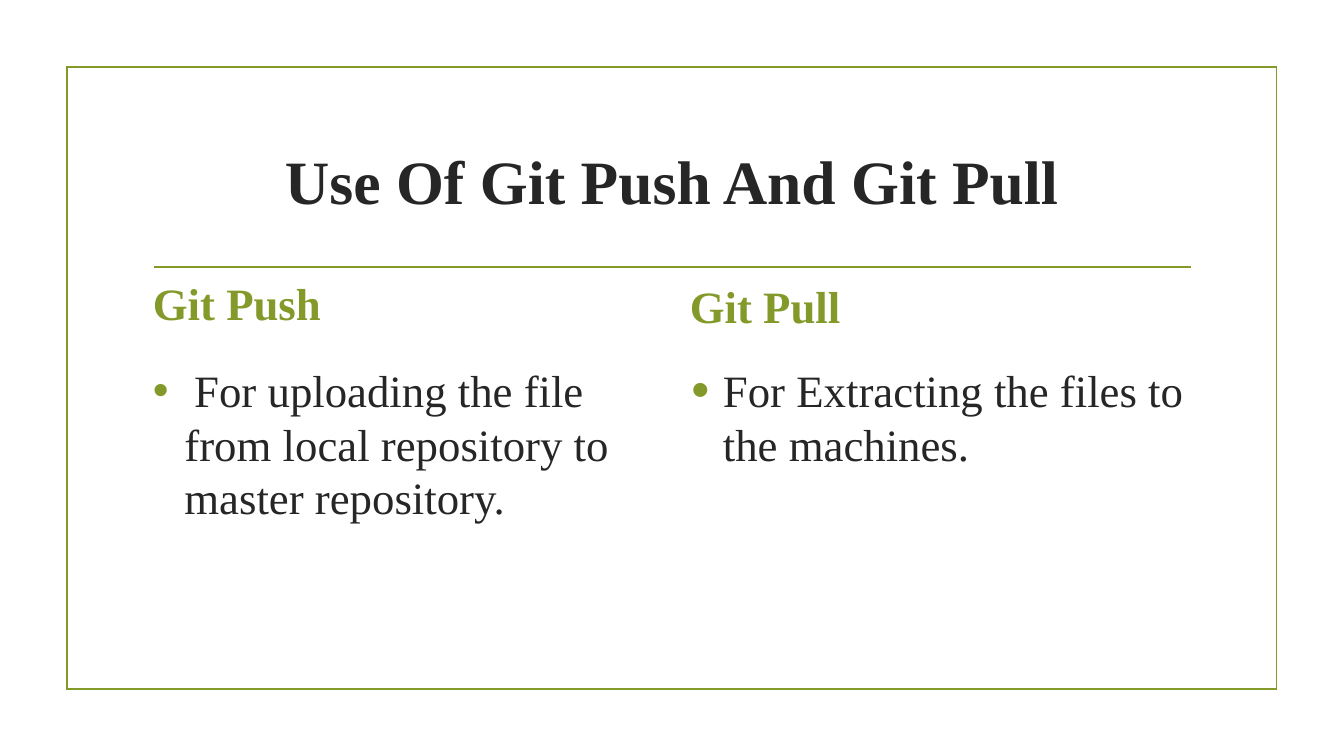
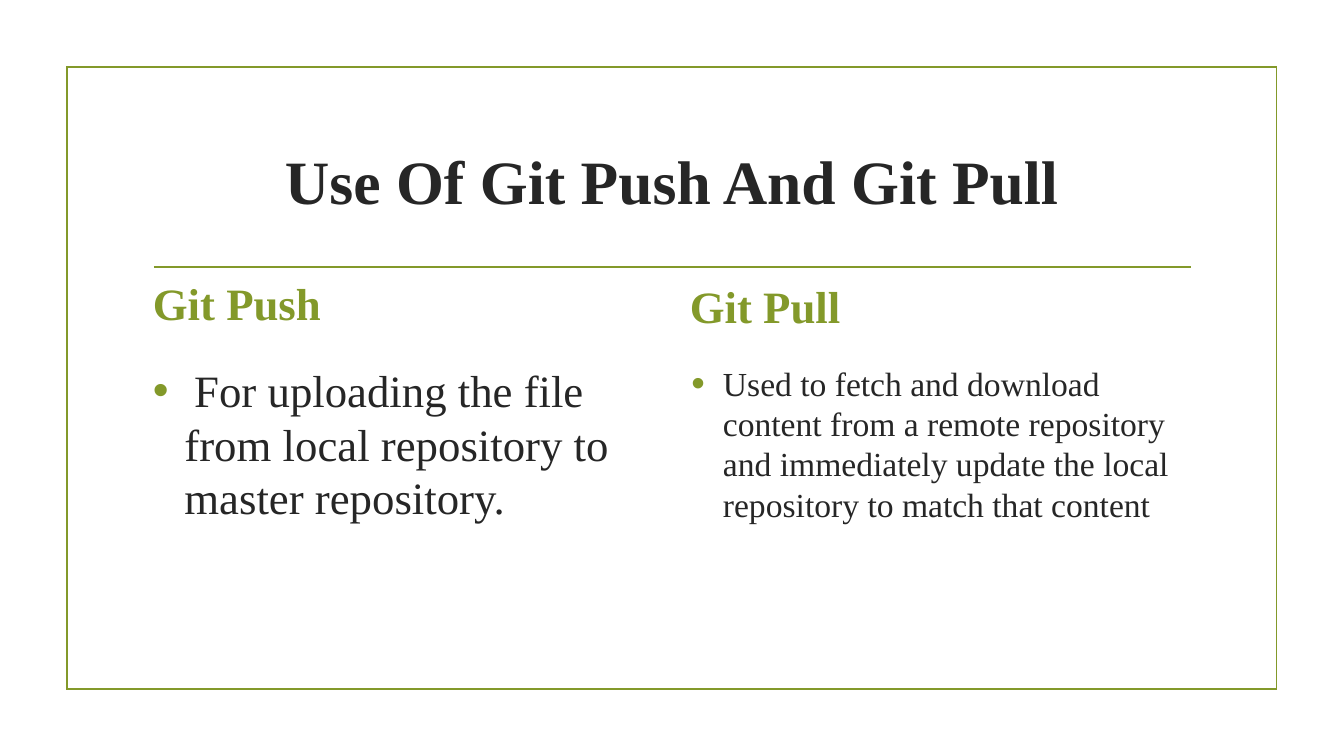
Before and after one commit to PrashantBhunal/finalProject, a slide deck: slide 8 of ppt github.pptx (slide 7 before the commit). Drawn at 1344x756 pixels with LibreOffice and Linux fonts; fonts in the diff are those of the drawing; background and template pictures are left out. Boxes give left, top, right and bottom in pixels: in the first picture for what was removed or moved away, otherwise in the second. Text is boxed around its words. In the diff, an @@ line names an element or a change of style, - is before the commit and + after.

Commit message:
SOME CHANGES IN PPT

```diff
--- a/ppt github.pptx
+++ b/ppt github.pptx
@@ text at [723, 372, 1168, 523]: text changed; size 32 to 24 pt @@
-• For Extracting the files to the machines.
+• Used to fetch and download content from a remote repository and immediately update the local repository to match that content
```
Also in this commit, not shown: 3 other slides changed, 2 slides added, 1 slide removed.
